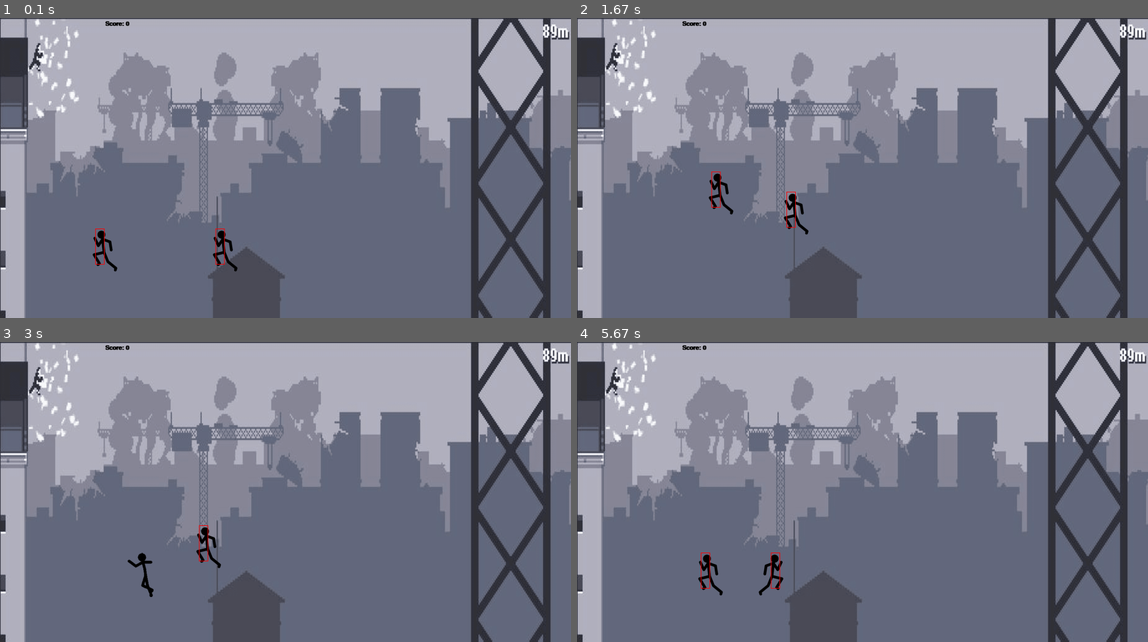
Above: before the commit, frames 1-4 (two rows, left to right).
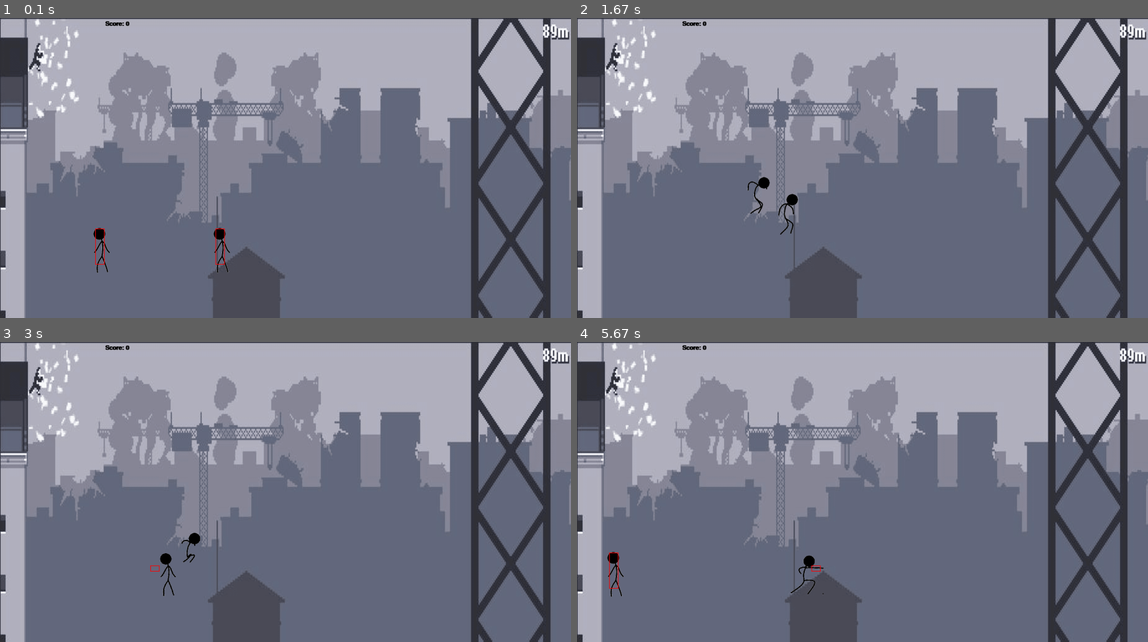
Above: after the commit, the same moments.

Repository: joanjuz/Proyecto2Datos1
Game: pygame game, started from Pygame/main.py
Two runs of this game, one before a commit and one after it. Both use one fixed random seed, a clock stepped at 60 frames per second and the inputs below.
Inputs:
- Up to frame 1 (0.1 s): no input
- Up to frame 2 (1.67 s): hold K 0.33-0.8 s; hold D 0.33-0.8 s; hold D 0.83-1.3 s; tap J at 0.9, 1.2, 1.4 s; tap K at 0.98 s; hold W 1.33-1.63 s; tap I at 1.48 s
- Up to frame 3 (3 s): hold D 1.67-2.13 s; tap J at 1.73, 2.03, 2.23, 2.53, 2.8 s; hold A 2.17-2.7 s; tap K at 2.32 s; hold S from 2.73 s (still down); tap I at 2.88 s
- Up to frame 4 (5.67 s): release S at 3.03 s; hold A 3.07-3.47 s; tap J at 3.13, 3.43, 3.57, 3.97, 4.27, 4.63, 5.03, 5.33 s; hold W 3.5-3.87 s; tap K at 3.65, 5.12 s; hold D 3.9-4.53 s; tap I at 4.05 s; hold S 4.57-4.93 s; hold A 4.97-5.43 s; tap L at 5.47 s

The runs differ from the first frame. In frame 1, 0.4% of the frame differs, in the area x 16-42%, y 69-85%; in frame 2, 0.6%; in frame 3, 0.6%; in frame 4, 0.8%, in the area x 5-44%, y 69-85%.

Commit message:
animacion de golpes, salto, ademas de programar el efecto que tiene el golpe sobre el otro personaje e implementar la animacion de personaje realizado

Diff:
--- a/Pygame/Player.py
+++ b/Pygame/Player.py
@@ -1,20 +1,25 @@
 import pygame
-walkRight = [pygame.image.load('Recursos/Sprittes correr/R1.png'), pygame.image.load('Recursos/Sprittes correr/R2.png'), pygame.image.load('Recursos/Sprittes correr/R3.png'),
-             pygame.image.load('Recursos/Sprittes correr/R4.png'), pygame.image.load('Recursos/Sprittes correr/R5.png'), pygame.image.load('Recursos/Sprittes correr/R6.png'),
-             pygame.image.load('Recursos/Sprittes correr/R7.png'), pygame.image.load('Recursos/Sprittes correr/R8.png'),pygame.image.load("Recursos/Sprittes correr/R9.png")]
-walkLeft = [pygame.image.load('Recursos/Sprittes correr/L1.png'), pygame.image.load('Recursos/Sprittes correr/L2.png'), pygame.image.load('Recursos/Sprittes correr/L3.png'),
-             pygame.image.load('Recursos/Sprittes correr/L4.png'), pygame.image.load('Recursos/Sprittes correr/L5.png'), pygame.image.load('Recursos/Sprittes correr/L6.png'),
-             pygame.image.load('Recursos/Sprittes correr/L7.png'), pygame.image.load('Recursos/Sprittes correr/L8.png'), pygame.image.load("Recursos/Sprittes correr/L9.png")]
+walkRight = [pygame.image.load('Recursos/Caminar/caminarD1.png'), pygame.image.load('Recursos/Caminar/caminarD2.png'),
+             pygame.image.load('Recursos/Caminar/caminarD3.png'), pygame.image.load('Recursos/Caminar/caminarD4.png')]
+walkLeft = [ pygame.image.load('Recursos/Caminar/caminarI1.png'), pygame.image.load('Recursos/Caminar/caminarI2.png'),
+             pygame.image.load('Recursos/Caminar/caminarI3.png'), pygame.image.load('Recursos/Caminar/caminarI4.png')]
 
-golpeI = [pygame.image.load('Recursos/Sprittes golpear/L1.png'),pygame.image.load('Recursos/Sprittes golpear/L2.png'),pygame.image.load('Recursos/Sprittes golpear/L3.png'),
-          pygame.image.load('Recursos/Sprittes golpear/L4.png'),pygame.image.load('Recursos/Sprittes golpear/L5.png'),pygame.image.load('Recursos/Sprittes golpear/L6.png'),
-          pygame.image.load('Recursos/Sprittes golpear/L7.png')]
-golpeD = [pygame.image.load('Recursos/Sprittes golpear/R1.png'),pygame.image.load('Recursos/Sprittes golpear/R2.png'),pygame.image.load('Recursos/Sprittes golpear/R3.png'),
-          pygame.image.load('Recursos/Sprittes golpear/R4.png'),pygame.image.load('Recursos/Sprittes golpear/R5.png'),pygame.image.load('Recursos/Sprittes golpear/R6.png'),
-          pygame.image.load('Recursos/Sprittes golpear/R7.png')]
-
-
-
+golpeI = [pygame.image.load('Recursos/Punch/PunchI1.png'),pygame.image.load('Recursos/Punch/PunchI2.png'),pygame.image.load('Recursos/Punch/PunchI3.png'),
+          pygame.image.load('Recursos/Punch/PunchI4.png'),pygame.image.load('Recursos/Punch/PunchI5.png'),pygame.image.load('Recursos/Punch/PunchI6.png'),
+          pygame.image.load('Recursos/Punch/PunchI7.png')]
+golpeD = [pygame.image.load('Recursos/Punch/PunchD1.png'),pygame.image.load('Recursos/Punch/PunchD2.png'),pygame.image.load('Recursos/Punch/PunchD3.png'),
+          pygame.image.load('Recursos/Punch/PunchD4.png'),pygame.image.load('Recursos/Punch/PunchD5.png'),pygame.image.load('Recursos/Punch/PunchD6.png'),
+          pygame.image.load('Recursos/Punch/PunchD7.png')]
+punchI = [pygame.image.load('Recursos/Golpe/golpeI1.png'),pygame.image.load('Recursos/Golpe/golpeI2.png'),pygame.image.load('Recursos/Golpe/golpeI3.png'),
+          pygame.image.load('Recursos/Golpe/golpeI4.png'),pygame.image.load('Recursos/Golpe/golpeI5.png'),pygame.image.load('Recursos/Golpe/golpeI6.png')]
+punchD = [pygame.image.load('Recursos/Golpe/golpeD1.png'),pygame.image.load('Recursos/Golpe/golpeD2.png'),pygame.image.load('Recursos/Golpe/golpeD3.png'),
+          pygame.image.load('Recursos/Golpe/golpeD4.png'),pygame.image.load('Recursos/Golpe/golpeD5.png'),pygame.image.load('Recursos/Golpe/golpeD6.png')]
+jumpD = [pygame.image.load('Recursos/Salto/SaltoD1.png'),pygame.image.load('Recursos/Salto/SaltoD2.png'),pygame.image.load('Recursos/Salto/SaltoD3.png'),
+          pygame.image.load('Recursos/Salto/SaltoD4.png'),pygame.image.load('Recursos/Salto/SaltoD5.png'),pygame.image.load('Recursos/Salto/SaltoD6.png'),pygame.image.load('Recursos/Salto/SaltoD7.png'),
+          pygame.image.load('Recursos/Salto/SaltoD8.png'),pygame.image.load('Recursos/Salto/SaltoD9.png'),pygame.image.load('Recursos/Salto/SaltoD10.png')]
+jumpI = [pygame.image.load('Recursos/Salto/SaltoI1.png'),pygame.image.load('Recursos/Salto/SaltoI2.png'),pygame.image.load('Recursos/Salto/SaltoI3.png'),
+          pygame.image.load('Recursos/Salto/SaltoI4.png'),pygame.image.load('Recursos/Salto/SaltoI5.png'),pygame.image.load('Recursos/Salto/SaltoI6.png'),pygame.image.load('Recursos/Salto/SaltoI7.png'),
+          pygame.image.load('Recursos/Salto/SaltoI8.png'),pygame.image.load('Recursos/Salto/SaltoI9.png'),pygame.image.load('Recursos/Salto/SaltoI10.png')]
 
 class player(object):
     def __init__(self, x, y, width, height):
@@ -22,8 +27,9 @@
         self.y = y
         self.width = width
         self.height = height
-        self.vel = 5
+        self.vel = 10
         self.isJump = False
+        self.isjumpcount = 0
         self.left = False
         self.right = False
         self.hit = False
@@ -33,24 +39,51 @@
         self.hitbox = (self.x + 17, self.y + 11, 29, 52)
         self.punch = False
         self.punchCount = 0
+        self.golpe = False
+        self.golpeCount = 0
 
     def draw(self, win):
-        if self.walkCount + 1 >= 27:
+        if self.isjumpcount + 1 >= 30:
+            self.isjumpcount = 0
+        if self.walkCount + 1 >= 9:
             self.walkCount = 0
         if self.punchCount + 1 >= 21:
             self.punchCount = 0
             self.punch = False
+        if self.golpeCount + 1 >= 18:
+            self.golpeCount = 0
+            self.golpe = False
 
         if not (self.standing):
-            if self.punch:
+            if self.isJump:
+                if self.left:
+                    win.blit(jumpI[self.isjumpcount // 3], (self.x, self.y))
+                    self.isjumpcount += 1
+                elif self.right:
+                    win.blit(jumpD[self.isjumpcount // 3], (self.x, self.y))
+                    self.isjumpcount += 1
+            elif self.golpe:
+                if self.left:
+                    win.blit(punchI[self.golpeCount // 3], (self.x, self.y))
+                    self.golpeCount += 1
+
+                if self.right:
+                    win.blit(punchD[self.golpeCount // 3], (self.x, self.y))
+                    self.golpeCount += 1
+
+            elif self.punch:
                 if self.left:
                     win.blit(golpeI[self.punchCount // 3], (self.x, self.y))
                     self.punchCount += 1
-                    self.hitbox = (self.x + 17, self.y + 2, 31, 120)
+                    self.hitbox = (self.x - 10, self.y + 45, 31, 20)
+                    pygame.draw.rect(win, (255, 0, 0), self.hitbox, 2)
+
                 if self.right:
                     win.blit(golpeD[self.punchCount // 3], (self.x, self.y))
                     self.punchCount += 1
-                    self.hitbox = (self.x + 17, self.y + 2, 31, 120)
+                    self.hitbox = (self.x + 70, self.y + 45, 31, 20)
+                    pygame.draw.rect(win, (255, 0, 0), self.hitbox, 2)
+
             elif self.left:
                 win.blit(walkLeft[self.walkCount // 3], (self.x, self.y))
                 self.walkCount += 1
@@ -59,21 +92,39 @@
             elif self.right:
                 win.blit(walkRight[self.walkCount // 3], (self.x, self.y))
                 self.walkCount += 1
-                self.hitbox = (self.x + 50, self.y + 2, 31, 120)
+                self.hitbox = (self.x + 23, self.y + 2, 31, 120)
                 pygame.draw.rect(win, (255, 0, 0), self.hitbox, 2)
         else:
-            if self.punch:
+            if self.isJump:
+                if self.left:
+                    win.blit(jumpI[self.isjumpcount // 3], (self.x, self.y))
+                    self.isjumpcount += 1
+                else:
+                    win.blit(jumpD[self.isjumpcount // 3], (self.x, self.y))
+                    self.isjumpcount += 1
+            elif self.golpe:
+                if self.left:
+                    win.blit(punchI[self.golpeCount // 3], (self.x, self.y))
+                    self.golpeCount += 1
+                if self.right:
+                    win.blit(punchD[self.golpeCount // 3], (self.x, self.y))
+                    self.golpeCount += 1
+            elif self.punch:
                 if self.left:
                     win.blit(golpeI[self.punchCount // 3], (self.x, self.y))
                     self.punchCount += 1
-                    self.hitbox = (self.x + 17, self.y + 2, 31, 120)
+                    self.hitbox = (self.x - 10, self.y + 45, 31, 20)
+                    pygame.draw.rect(win, (255, 0, 0), self.hitbox, 2)
+
                 if self.right:
                     win.blit(golpeD[self.punchCount // 3], (self.x, self.y))
                     self.punchCount += 1
-                    self.hitbox = (self.x + 17, self.y + 2, 31, 120)
+                    self.hitbox = (self.x + 70, self.y + 45, 31, 20)
+                    pygame.draw.rect(win, (255, 0, 0), self.hitbox, 2)
+
             elif self.right:
                 win.blit(walkRight[0], (self.x, self.y))
-                self.hitbox = (self.x + 50, self.y + 2, 31, 120)
+                self.hitbox = (self.x + 23 , self.y + 2, 31, 120)
                 pygame.draw.rect(win, (255, 0, 0), self.hitbox, 2)
             else:
                 win.blit(walkLeft[0], (self.x, self.y))
--- a/Pygame/main.py
+++ b/Pygame/main.py
@@ -16,19 +16,6 @@
 #pygame.mixer.music.play(-1)
 
 score = 0
-
-
-class projectile(object):
-    def __init__(self, x, y, radius, color, facing):
-        self.x = x
-        self.y = y
-        self.radius = radius
-        self.color = color
-        self.facing = facing
-        self.vel = 8 * facing
-
-    def draw(self, win):
-        pygame.draw.circle(win, self.color, (self.x, self.y), self.radius)
 
 def redrawGameWindow():
     win.blit(bg, (0, 0))
@@ -36,9 +23,6 @@
     win.blit(text, (350, 10))
     player1.draw(win)
     player2.draw(win)
-    for bullet in bullets:
-        bullet.draw(win)
-
     pygame.display.update()
 
 
@@ -54,37 +38,63 @@
     if player1.hitbox[1] < player2.hitbox[1] + player2.hitbox[3] and player1.hitbox[1] + player1.hitbox[3] > player2.hitbox[1]:
         if player1.hitbox[0] + player1.hitbox[2] > player2.hitbox[0] and player1.hitbox[0] < player2.hitbox[0] + player2.hitbox[2]:
             player1.hit = True
-            if player1.right == True:
-                if player2.right == True:
-                    player1.x -= player1.vel
-                    player2.x += player2.vel
+            if not (player1.punch or player2.punch):
+                if player1.right == True:
+                    if player2.right == True:
+                        player1.x -= player1.vel
+                        player2.x += player2.vel
+                    else:
+                        player2.x += player2.vel
+
                 else:
-                    player2.x += player2.vel
-
+                    if player2.right == False:
+                        player1.x += player1.vel
+                        player2.x -= player2.vel
+                    else:
+                        player2.x -= player2.vel
             else:
-                if player2.right == False:
-                    player1.x += player1.vel
-                    player2.x -= player2.vel
-                else:
-                    player2.x -= player2.vel
+                if player2.punch:
+                    if player2.right:
+                        player1.left = True
+                        player1.golpe = True
+                        player1.x += 20
+                    else:
+                        player1.right = True
+                        player1.golpe = True
+                        player1.x -= 20
+
         else:
             player1.hit = False
     else:
         player1.hit = False
+
     if player2.hitbox[1] < player1.hitbox[1] + player1.hitbox[3] and player2.hitbox[1] + player2.hitbox[3] > player1.hitbox[1]:
         if player2.hitbox[0] + player2.hitbox[2] > player1.hitbox[0] and player2.hitbox[0] < player1.hitbox[0] + player1.hitbox[2]:
             player2.hit = True
-            if player2.right == True:
-                if player1.right == True:
-                    player2.x += player2.vel
-                    player1.x -= player1.vel
-                player1.x += player1.vel
-            else:
-                if player1.right == False:
-                    player2.x -= player2.vel
+            if not (player2.punch or player1.punch):
+                if player2.right:
+                    if player1.right:
+                        player2.x += player2.vel
+                        player1.x -= player1.vel
                     player1.x += player1.vel
                 else:
-                    player1.x -= player1.vel
+                    if player1.right == False:
+                        player2.x -= player2.vel
+                        player1.x += player1.vel
+                    else:
+                        player1.x -= player1.vel
+            else:
+                if player1.punch:
+                    if player1.right:
+                        player2.left = True
+                        player2.golpe = True
+                        player2.x += 20
+                    else:
+                        player2.right = True
+                        player2.golpe = True
+                        player2.x -= 20
+
+
         else:
             player2.hit = False
     else:
@@ -114,10 +124,7 @@
 
     keys = pygame.key.get_pressed()
 
-    if keys[pygame.K_s]:
-        print("punch")
-        player1.punch = True
-        player1.standing = False
+
 
 
     if keys[pygame.K_a] and player1.x > player1.vel:
@@ -164,6 +171,7 @@
         player2.right = True
         player2.left = False
         player2.standing = False
+
     else:
         player2.standing = True
         player2.walkCount = 0
@@ -184,6 +192,20 @@
         else:
             player2.isJump = False
             player2.jumpCount = 10
+
+    if keys[pygame.K_s]:
+        player1.punch = True
+        player1.standing = False
+
+    if keys[pygame.K_k]:
+        player2.punch = True
+        player2.standing = False
+
+
+
+
+
+
     redrawGameWindow()
 
 pygame.quit()
Binary file added: Pygame/Recursos/Caminar/caminarD1.png
Binary file added: Pygame/Recursos/Caminar/caminarD2.png
Binary file added: Pygame/Recursos/Caminar/caminarD3.png
Binary file added: Pygame/Recursos/Caminar/caminarD4.png
Binary file added: Pygame/Recursos/Caminar/caminarI1.png
Binary file added: Pygame/Recursos/Caminar/caminarI2.png
Binary file added: Pygame/Recursos/Caminar/caminarI3.png
Binary file added: Pygame/Recursos/Caminar/caminarI4.png
Binary file added: Pygame/Recursos/Golpe/golpeD1.png
Binary file added: Pygame/Recursos/Golpe/golpeD2.png
Binary file added: Pygame/Recursos/Golpe/golpeD3.png
Binary file added: Pygame/Recursos/Golpe/golpeD4.png
(and 57 more such lines)
